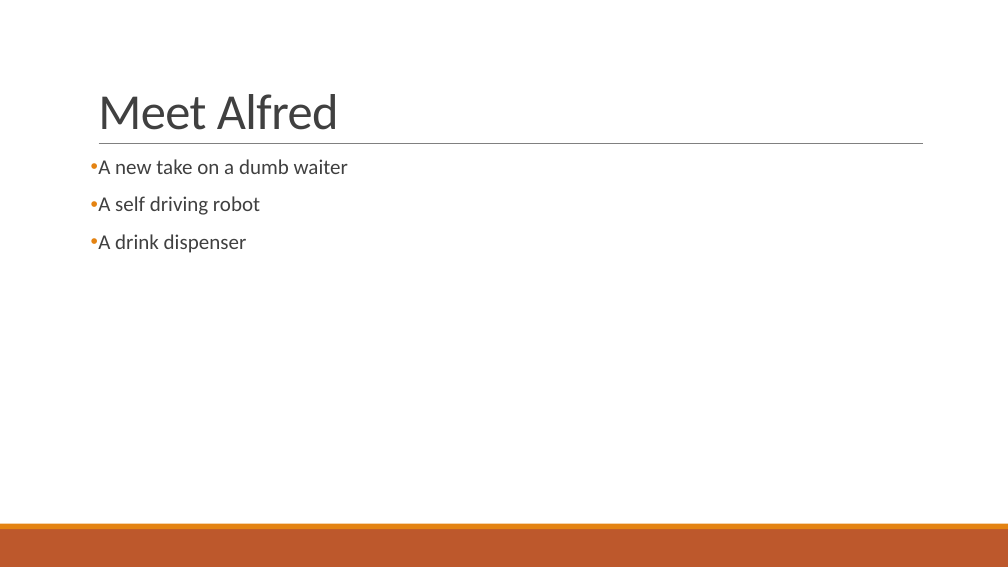
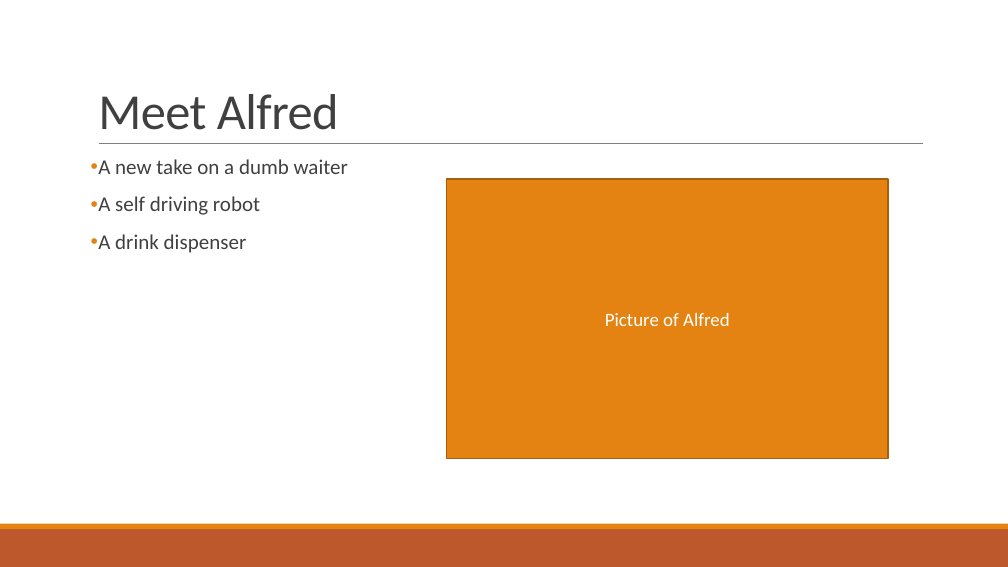
Before and after one commit to Curtis-Milo/Capstone, a slide deck: slide 3 of Documentation/8-Presentation/Capstone.pptx. Drawn at 1008x567 pixels with LibreOffice and Linux fonts; fonts in the diff are those of the drawing. Boxes give left, top, right and bottom in pixels: in the first picture for what was removed or moved away, otherwise in the second. Text is boxed around its words. In the diff, an @@ line names an element or a change of style, - is before the commit and + after.

```diff
--- a/Documentation/8-Presentation/Capstone.pptx
+++ b/Documentation/8-Presentation/Capstone.pptx
@@ rectangle added at <box>447,179,889,459</box>, fill #E48312, outline #A9610D 1.25 pt, 18 pt, text #FFFFFF @@
+Picture of Alfred
```
Also in this commit, not shown: 4 other slides changed, 4 other files.
